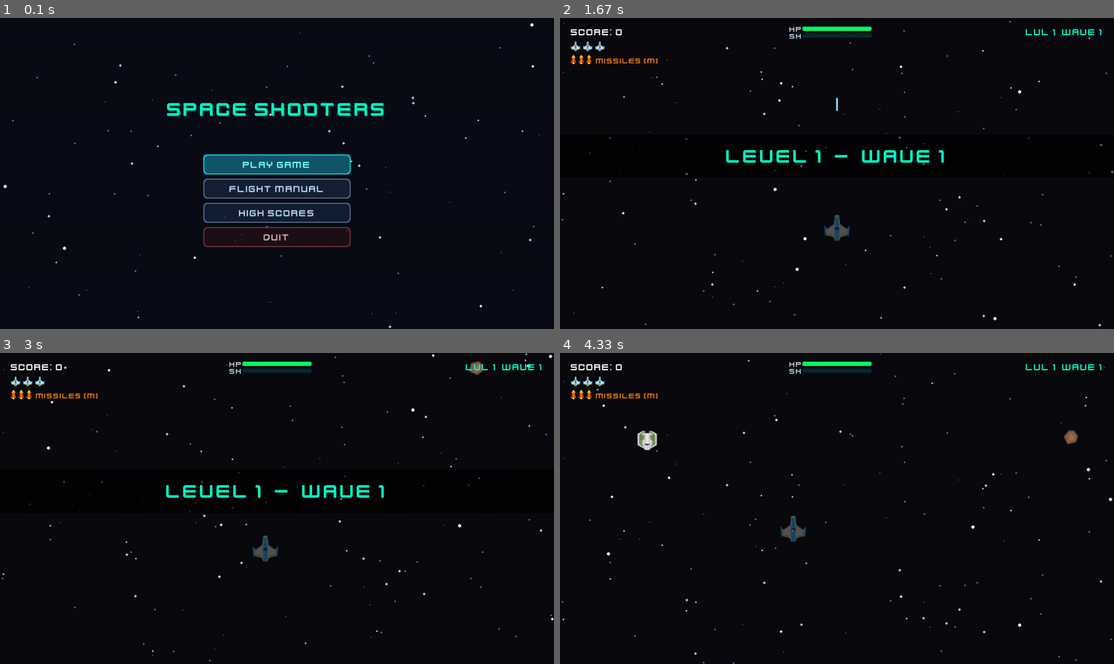
Above: before the commit, frames 1-4 (two rows, left to right).
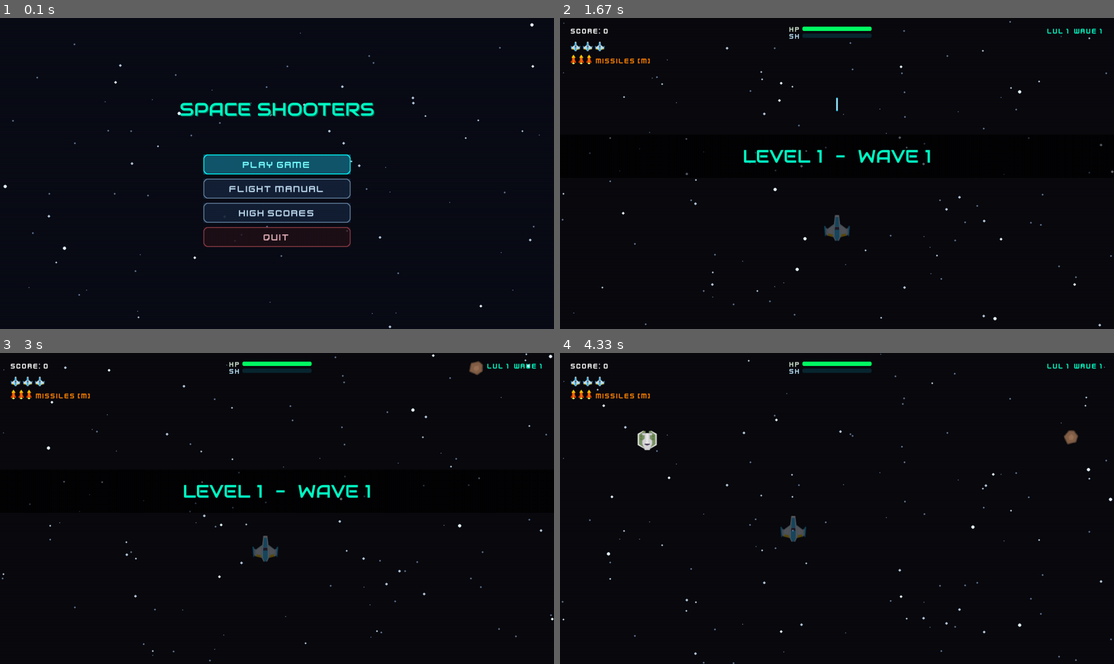
Above: after the commit, the same moments.

Repository: abdulqudoos181005/learning_pygame
Game: pygame game, started from src/game.py
The game is run twice, just before and just after one commit, with the same random seed, the same clock (stepped at 60 frames per second) and the same inputs.
Inputs (mouse positions are in pixels of both pictures, inside the frame that each line leads up to):
- Up to frame 1 (0.1 s): no input
- Up to frame 2 (1.67 s): tap Enter at 0.33 s; click "LEVEL 1" at 0.72 s; tap Space at 1 s; hold Up from 1.33 s (still down); move the mouse to (704, 176) at 1.37 s
- Up to frame 3 (3 s): release Up at 1.8 s; hold Right 1.88-2.35 s; move the mouse to (105, 461) at 1.92 s; hold Left 2.38-2.92 s; move the mouse to (360, 399) at 2.42 s; hold Down from 2.95 s (still down); move the mouse to (343, 536) at 2.98 s
- Up to frame 4 (4.33 s): release Down at 3.25 s; hold Left 3.28-3.68 s; move the mouse to (848, 402) at 3.32 s; hold Up 3.72-4.08 s; move the mouse to (637, 499) at 3.75 s; hold Right from 4.12 s (still down); move the mouse to (842, 539) at 4.15 s

The runs differ from the first frame. In frame 1, 1.1% of the frame differs, in the area x 30-70%, y 27-32%; in frame 2, 1.3%, in the area x 1-98%, y 2-47%; in frame 3, 1.3%; in frame 4, 0.5%.

Commit message:
implementation of 10th sprint

Diff:
--- a/src/assets_loader.py
+++ b/src/assets_loader.py
@@ -20,6 +20,7 @@
         self.font = None
         self.title_font = None
         self.hud_font = None
+        self.font_sources = {"title": None, "ui": None, "hud": None}
 
         # Calculate base directory paths
         self.base_dir = os.path.dirname(os.path.dirname(os.path.abspath(__file__)))
@@ -72,24 +73,27 @@
             "zap": "audio/sfx/alien_emp_zap",
         }
 
-        # Initialize fonts with custom TTF fonts if present, falling back to SysFont
+        # Sprint 10: load each TTF independently so titles, UI, and HUD have distinct roles.
         pg.font.init()
-        font_path = os.path.join(self.fonts_dir, "vector_future_bold.ttf")
-        alt_font_path = os.path.join(self.fonts_dir, "audiowide_cyber_display.ttf")
-
-        chosen_font = font_path if os.path.exists(font_path) else (alt_font_path if os.path.exists(alt_font_path) else None)
-        if chosen_font:
+        self.title_font, self.font_sources["title"] = self._load_role_font(
+            "audiowide_cyber_display.ttf", size=42, fallback_size=48
+        )
+        self.font, self.font_sources["ui"] = self._load_role_font(
+            "vector_future_bold.ttf", size=22, fallback_size=24
+        )
+        self.hud_font, self.font_sources["hud"] = self._load_role_font(
+            "vector_future_thin.ttf", size=18, fallback_size=20
+        )
+
+    def _load_role_font(self, filename, size, fallback_size):
+        """Load one TTF for a typography role; fall back to Trebuchet MS only for that role."""
+        path = os.path.join(self.fonts_dir, filename)
+        if os.path.exists(path):
             try:
-                self.font = pg.font.Font(chosen_font, 22)
-                self.title_font = pg.font.Font(chosen_font, 46)
-                self.hud_font = pg.font.Font(chosen_font, 18)
+                return pg.font.Font(path, size), os.path.basename(path)
             except Exception:
-                chosen_font = None
-
-        if chosen_font is None:
-            self.font = pg.font.SysFont("Trebuchet MS", 24)
-            self.title_font = pg.font.SysFont("Trebuchet MS", 48)
-            self.hud_font = pg.font.SysFont("Trebuchet MS", 20)
+                pass
+        return pg.font.SysFont("Trebuchet MS", fallback_size), None
 
     def _build_asset_indexes(self):
         """Scans the assets directory tree and indexes files for fast O(1) resolution."""
--- a/src/states.py
+++ b/src/states.py
@@ -543,13 +543,13 @@
             screen.blit(label, label.get_rect(center=rect.center))
 
             if completed:
-                done_tag = self.game.assets.font.render("CLEARED", True, (200, 255, 210))
+                done_tag = self.game.assets.hud_font.render("CLEARED", True, (200, 255, 210))
                 screen.blit(done_tag, done_tag.get_rect(center=(rect.centerx, rect.centery + 28)))
             elif not unlocked:
-                lock_tag = self.game.assets.font.render("LOCKED", True, (190, 190, 200))
+                lock_tag = self.game.assets.hud_font.render("LOCKED", True, (190, 190, 200))
                 screen.blit(lock_tag, lock_tag.get_rect(center=(rect.centerx, rect.centery + 28)))
             else:
-                status_tag = self.game.assets.font.render("PLAY", True, (0, 240, 255))
+                status_tag = self.game.assets.hud_font.render("PLAY", True, (0, 240, 255))
                 screen.blit(status_tag, status_tag.get_rect(center=(rect.centerx, rect.centery + 28)))
 
 
@@ -802,7 +802,7 @@
         """Renders floating battle feedback text for rewards and damage."""
         for item in self.float_texts:
             alpha = max(0, int((item["life"] / item["max_life"]) * 255))
-            text = self.game.assets.font.render(item["text"], True, (*item["color"], alpha))
+            text = self.game.assets.hud_font.render(item["text"], True, (*item["color"], alpha))
             # pygame color tuples with alpha aren't supported by render; this uses a temporary surface.
             text.set_alpha(alpha)
             rect = text.get_rect(center=(int(item["x"]), int(item["y"])))
@@ -1087,7 +1087,7 @@
     def _draw_hud(self):
         """Renders information layout on screen (Score, Level/Wave, Health/Shield Meters, Powerup Timers)."""
         # 1. SCORE
-        score_surf = self.game.assets.font.render(f"SCORE: {self.score}", True, (255, 255, 255))
+        score_surf = self.game.assets.hud_font.render(f"SCORE: {self.score}", True, (255, 255, 255))
         self.canvas.blit(score_surf, (25, 20))
 
         # Sprint 7: Combo counter (shown below score when active)
@@ -1095,7 +1095,7 @@
             combo_alpha = min(255, int(self.combo_timer / self.COMBO_WINDOW * 255))
             mx = self.combo_multiplier
             combo_color = (255, int(230 - (mx - 1) * 25), max(0, int(100 - (mx - 1) * 15)))
-            combo_surf = self.game.assets.font.render(f"COMBO  ×{mx:.1f}  [{self.combo_count} KILLS]", True, combo_color)
+            combo_surf = self.game.assets.hud_font.render(f"COMBO  ×{mx:.1f}  [{self.combo_count} KILLS]", True, combo_color)
             combo_surf.set_alpha(combo_alpha)
             self.canvas.blit(combo_surf, (25, 42))
 
@@ -1106,7 +1106,7 @@
         else:
             wave_txt = f"LVL {self.level_sys.level_number}  WAVE {self.level_sys.wave_number}"
             wave_color = (0, 255, 200)
-        wave_surf = self.game.assets.font.render(wave_txt, True, wave_color)
+        wave_surf = self.game.assets.hud_font.render(wave_txt, True, wave_color)
         self.canvas.blit(wave_surf, (self.game.width - wave_surf.get_width() - 25, 20))
 
         # 3. HEALTH & SHIELD PROGRESS BARS (Center Dashboard)
@@ -1449,7 +1449,7 @@
         scaled = pg.transform.smoothscale(text_surf, (w, h))
         screen.blit(scaled, scaled.get_rect(center=(self.game.width // 2, self.game.height // 2 - 40)))
 
-        sub_surf = self.game.assets.font.render("Brace yourself, pilot!", True, (255, 200, 200))
+        sub_surf = self.game.assets.hud_font.render("Brace yourself, pilot!", True, (255, 200, 200))
         screen.blit(sub_surf, sub_surf.get_rect(center=(self.game.width // 2, self.game.height // 2 + 40)))
 
         # Countdown bar
@@ -1534,7 +1534,7 @@
         scaled = pg.transform.smoothscale(text_surf, (max(1, w), max(1, h)))
         screen.blit(scaled, scaled.get_rect(center=(self.game.width // 2, self.game.height // 2 - 30)))
 
-        sub = self.game.assets.font.render("Excellent work, pilot!", True, (200, 255, 200))
+        sub = self.game.assets.hud_font.render("Excellent work, pilot!", True, (200, 255, 200))
         screen.blit(sub, sub.get_rect(center=(self.game.width // 2, self.game.height // 2 + 50)))
 
 
@@ -1702,7 +1702,7 @@
         title = self.game.assets.title_font.render("UPGRADE SHOP", True, (255, 210, 0))
         screen.blit(title, title.get_rect(center=(self.game.width // 2, 58)))
 
-        sub = self.game.assets.font.render(
+        sub = self.game.assets.hud_font.render(
             f"Level {self.cleared_level} Cleared   •   Available Budget: {self.score} PTS",
             True, (190, 220, 250)
         )
@@ -1872,7 +1872,7 @@
         title_rect = title.get_rect(center=(self.game.width // 2, self.game.height // 4))
         screen.blit(title, title_rect)
 
-        level_text = self.game.assets.font.render(f"LEVEL {self.cleared_level} CLEARED", True, (255, 210, 110))
+        level_text = self.game.assets.hud_font.render(f"LEVEL {self.cleared_level} CLEARED", True, (255, 210, 110))
         level_rect = level_text.get_rect(center=(self.game.width // 2, self.game.height // 3 + 20))
         screen.blit(level_text, level_rect)
 
@@ -1939,7 +1939,7 @@
         title_rect = title.get_rect(center=(self.game.width // 2, self.game.height // 4))
         screen.blit(title, title_rect)
 
-        sub = self.game.assets.font.render("You have defeated all 10 levels!", True, (0, 255, 200))
+        sub = self.game.assets.hud_font.render("You have defeated all 10 levels!", True, (0, 255, 200))
         sub_rect = sub.get_rect(center=(self.game.width // 2, self.game.height // 4 + 60))
         screen.blit(sub, sub_rect)
 
--- /dev/null
+++ b/tests/test_sprint10_fonts.py
@@ -0,0 +1,96 @@
+import os
+import sys
+import unittest
+
+os.environ.setdefault("SDL_VIDEODRIVER", "dummy")
+os.environ.setdefault("SDL_AUDIODRIVER", "dummy")
+
+sys.path.insert(0, os.path.abspath(os.path.join(os.path.dirname(__file__), "..", "src")))
+
+import pygame
+
+pygame.init()
+pygame.display.set_mode((1280, 720))
+
+from assets_loader import AssetsLoader
+from states import (
+    MenuState,
+    InstructionsState,
+    ShopState,
+    LevelSelectState,
+    PauseState,
+    GameOverState,
+    HighScoresState,
+)
+
+
+class DummyGame:
+    def __init__(self):
+        self.width = 1280
+        self.height = 720
+        self.assets = AssetsLoader()
+        self.state = None
+        self.target = None
+        self.upgrades = {}
+        self.is_running = True
+
+    def change_state(self, state):
+        self.target = state
+        self.state = state
+
+    def quit(self):
+        self.is_running = False
+
+
+class Sprint10FontsTest(unittest.TestCase):
+    def setUp(self):
+        self.game = DummyGame()
+        self.screen = pygame.Surface((1280, 720))
+
+    def test_each_role_loads_its_own_ttf(self):
+        assets = self.game.assets
+        self.assertEqual(assets.font_sources["title"], "audiowide_cyber_display.ttf")
+        self.assertEqual(assets.font_sources["ui"], "vector_future_bold.ttf")
+        self.assertEqual(assets.font_sources["hud"], "vector_future_thin.ttf")
+        self.assertIsNotNone(assets.title_font)
+        self.assertIsNotNone(assets.font)
+        self.assertIsNotNone(assets.hud_font)
+        self.assertGreater(assets.title_font.get_height(), assets.font.get_height())
+        self.assertGreaterEqual(assets.font.get_height(), assets.hud_font.get_height())
+
+    def test_missing_ttf_falls_back_per_role_only(self):
+        assets = AssetsLoader()
+        original_loader = assets._load_role_font
+
+        def fake_loader(filename, size, fallback_size):
+            if filename == "audiowide_cyber_display.ttf":
+                return pygame.font.SysFont("Trebuchet MS", fallback_size), None
+            return original_loader(filename, size, fallback_size)
+
+        assets._load_role_font = fake_loader
+        assets.title_font, assets.font_sources["title"] = assets._load_role_font(
+            "audiowide_cyber_display.ttf", size=42, fallback_size=48
+        )
+        assets.font, assets.font_sources["ui"] = assets._load_role_font(
+            "vector_future_bold.ttf", size=22, fallback_size=24
+        )
+        assets.hud_font, assets.font_sources["hud"] = assets._load_role_font(
+            "vector_future_thin.ttf", size=18, fallback_size=20
+        )
+
+        self.assertIsNone(assets.font_sources["title"])
+        self.assertEqual(assets.font_sources["ui"], "vector_future_bold.ttf")
+        self.assertEqual(assets.font_sources["hud"], "vector_future_thin.ttf")
+
+    def test_screens_render_with_new_hierarchy(self):
+        MenuState(self.game).draw(self.screen)
+        InstructionsState(self.game).draw(self.screen)
+        LevelSelectState(self.game).draw(self.screen)
+        PauseState(self.game, MenuState(self.game)).draw(self.screen)
+        GameOverState(self.game, 1234).draw(self.screen)
+        HighScoresState(self.game).draw(self.screen)
+        ShopState(self.game, score=900, cleared_level=1).draw(self.screen)
+
+
+if __name__ == "__main__":
+    unittest.main()
Not shown, changed: implementation_plan.md
